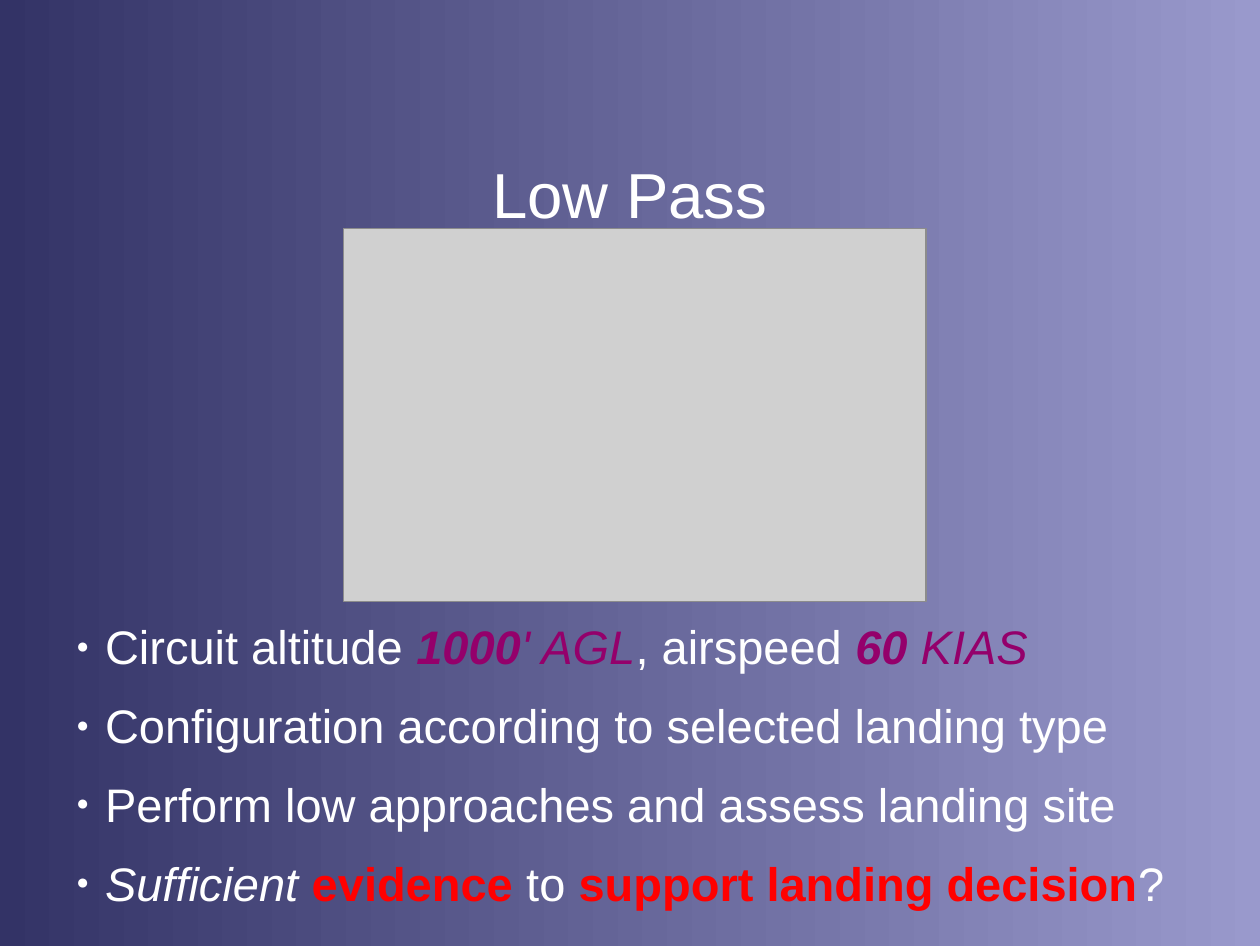
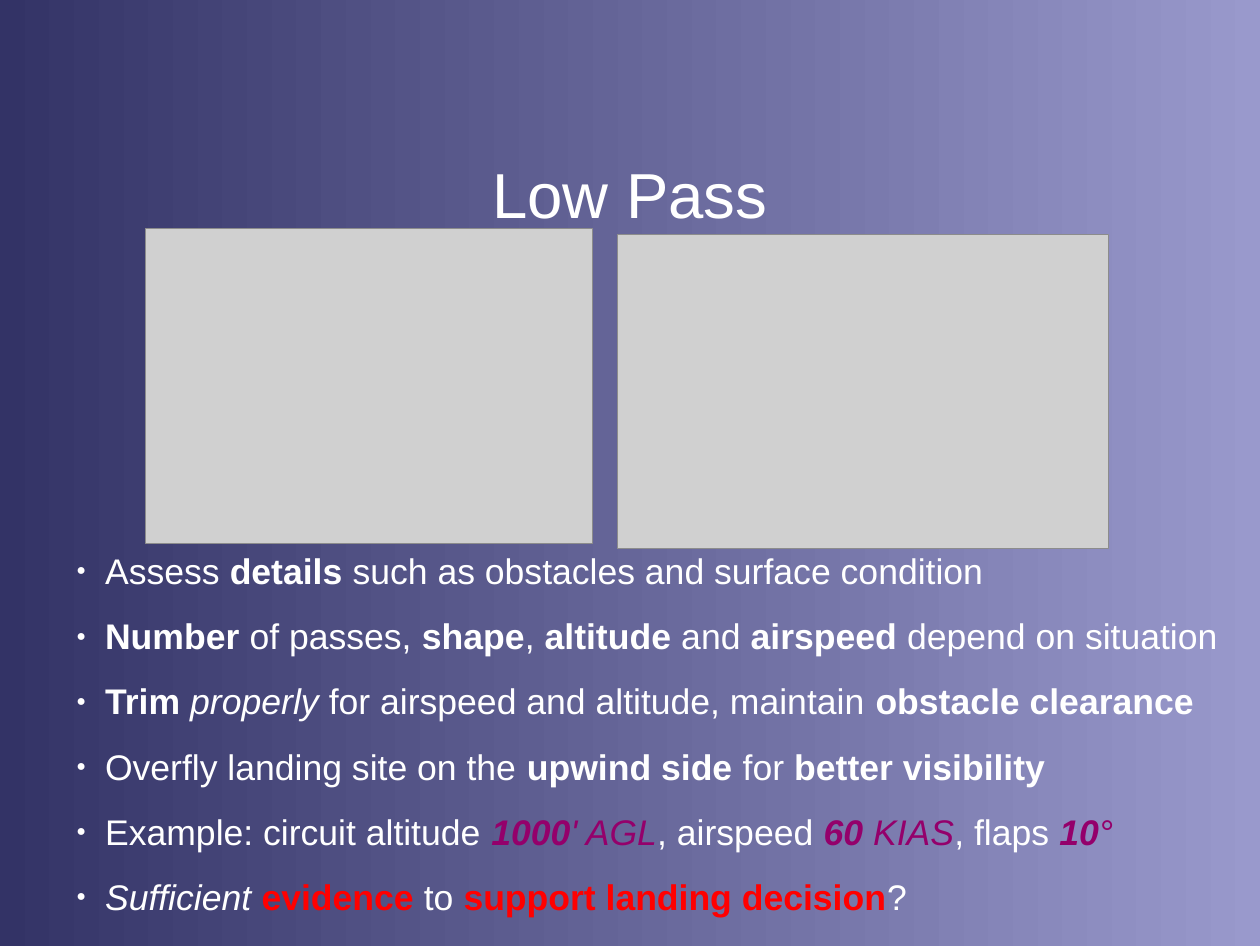
Before and after one commit to stephanheinemann/flight, a slide deck: slide 7 of FI/PrecautionaryLanding/PrecautionaryLanding.odp. Drawn at 1260x946 pixels with LibreOffice and Linux fonts; fonts in the diff are those of the drawing; grey boxes stand for pictures; background and template pictures are left out. Boxes give left, top, right and bottom in pixels: in the first picture for what was removed or moved away, otherwise in the second. Text is boxed around its words. In the diff, an @@ line names an element or a change of style, - is before the commit and + after.

```diff
--- a/FI/PrecautionaryLanding/PrecautionaryLanding.odp
+++ b/FI/PrecautionaryLanding/PrecautionaryLanding.odp
@@ picture added at box(145, 229, 592, 543) @@
@@ picture: place and size @@
-picture at box(344, 229, 926, 601)
+picture at box(617, 234, 1109, 549)
@@ text "Assess details such as obstacles ...": place and size @@
-text "Assess details such as obstacles ..." at box(105, 630, 1165, 910)
+text "Assess details such as obstacles ..." at box(105, 558, 1217, 917)
@@ text at box(105, 558, 1217, 852): text changed; size 29.6 to 22.4 pt @@
-● Circuit altitude 1000' AGL, airspeed 60 KIAS
-● Configuration according to selected landing type
-● Perform low approaches and assess landing site
+● Assess details such as obstacles and surface condition
+● Number of passes, shape, altitude and airspeed depend on situation
+● Trim properly for airspeed and altitude, maintain obstacle clearance
+● Overfly landing site on the upwind side for better visibility
+● Example: circuit altitude 1000' AGL, airspeed 60 KIAS, flaps 10°
@@ text at box(105, 884, 907, 917): size 29.6 to 22.4 pt in "Sufficient evidence to support landing decision?" @@
```
Also in this commit, not shown: 5 other slides changed, 2 slides added, 2 slides removed, 3 other files.
